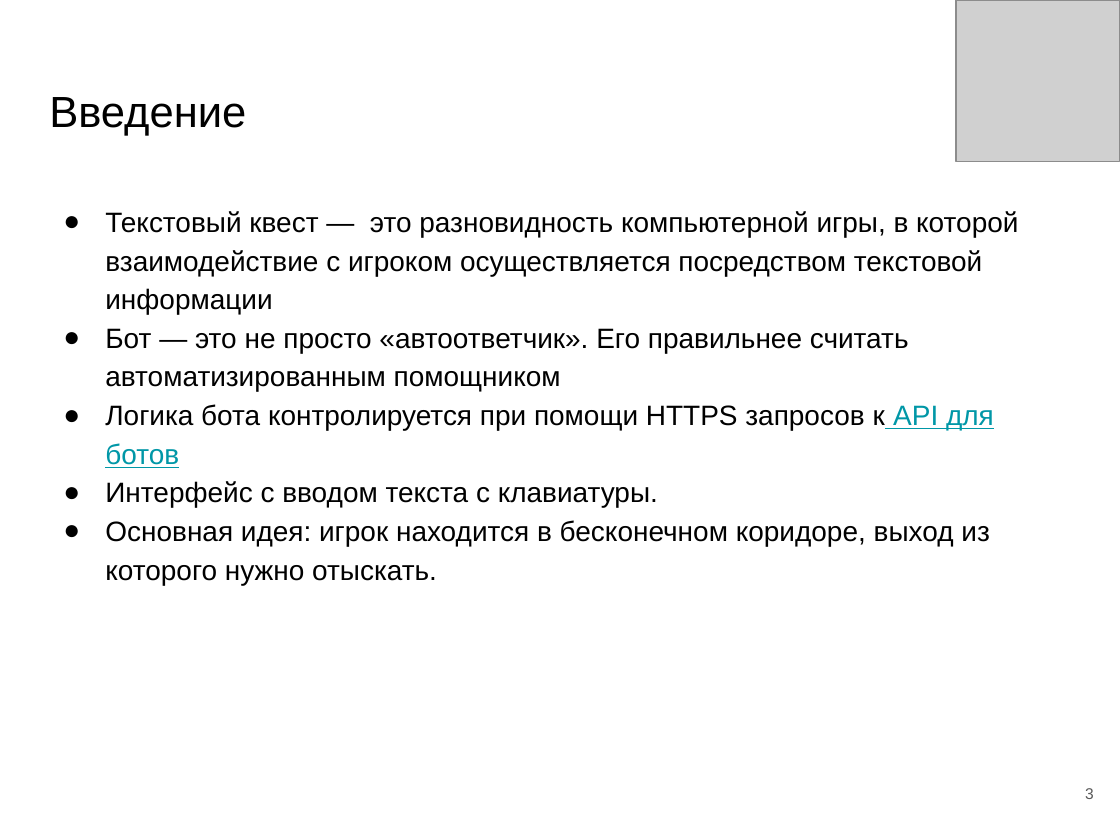
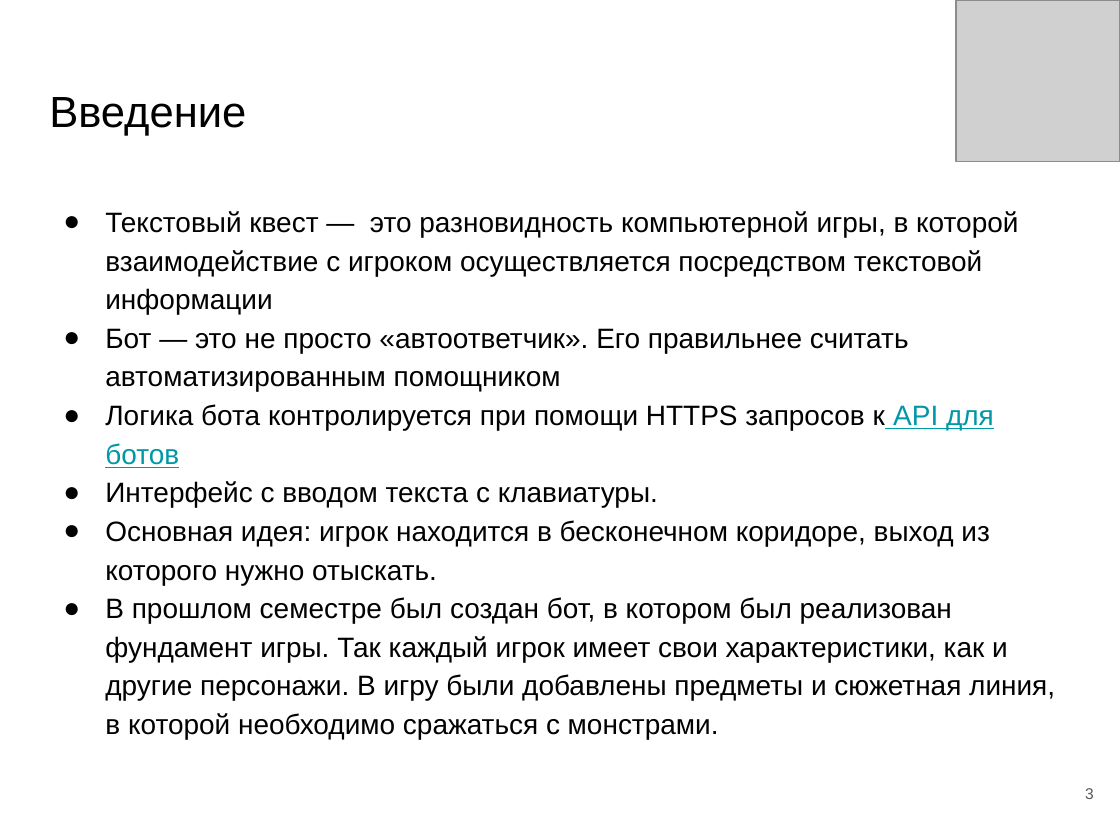
Before and after one commit to kolobok001/Uirs, a slide deck: slide 3 of otchet/Видякин Голушков.pptx. Drawn at 1120x840 pixels with LibreOffice and Linux fonts; fonts in the diff are those of the drawing; grey boxes stand for pictures. Boxes give left, top, right and bottom in pixels: in the first picture for what was removed or moved away, otherwise in the second. Text is boxed around its words. In the diff, an @@ line names an element or a change of style, - is before the commit and + after.

```diff
--- a/otchet/Видякин Голушков.pptx
+++ b/otchet/Видякин Голушков.pptx
@@ text at bbox=[105, 597, 1055, 739]: paragraph added @@
+● В прошлом семестре был создан бот, в котором был реализован фундамент игры. Так каждый игрок имеет свои характеристики, как и другие персонажи. В игру были добавлены предметы и сюжетная линия, в которой необходимо сражаться с монстрами.
```
Also in this commit, not shown: 2 other slides changed, 8 slides added, 7 slides removed, 1 other file.
